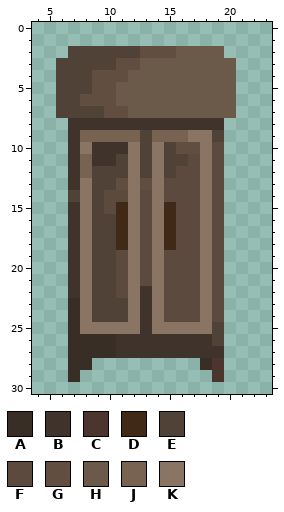
Edited in one commit: pixel-art sprite (assets/wardrobe_front_0.png). That is the earlier state.
The file is 32x32 pixels. Colours within 5 levels of each other are drawn and written as one. Shown: x 4..23, y 0..30.
Palette (. is transparent): A #392e26  B #3f332b  C #4c342f  D #402917  E #514238  F #5b4a3d  G #624e40  H #6b594a  J #786251  K #8a7565
Pixels before, first column x 6:
 2 .EEEEEEGGGHHHH.
 3 EEEEEGGHHHHHHHH
 4 EEEGGGHHHHHHHHH
 5 EEEGGHHHHHHHHHH
 6 EEGGGHHHHHHHHHH
 7 EEEEGGHHHHHHHHH
 8 .BBBBBBBBBBBBB.
 9 .BJJJJJEJJJKKE.
10 .BKBBBKEKEGGKF.
11 .BJBBEKEKEEFKF.
12 .BJEEEKEKEFFKF.
13 .BKEEGKGKFFFKF.
14 .EKEFFKFKFFFKF.
15 .BKEFDKFKDFFKF.
16 .BKEEDKFKDFFKF.
17 .BKEEDKFKDFFKF.
18 .BKEEDKFKDFFKF.
19 .BKEEFKFKFFFKF.
20 .BKEEFKFKFFFKF.
21 .BKEEFKFKFFFKF.
22 .BKEEFKBKFFFKF.
23 .AKEEEKBKFFFKF.
24 .AKEEEKBKFFFKF.
25 .AKKKKKBKKKKKE.
26 .AAAABBBBBBBBE.
27 .AAAABBBBBBBBB.
28 .AA.........AC.
29 .A...........C.
New version:
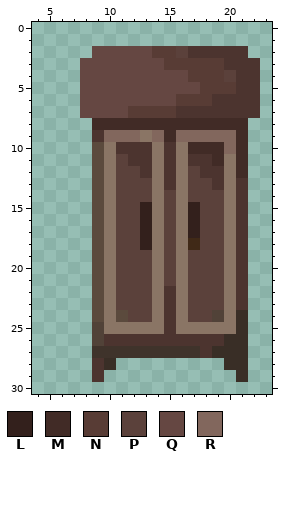
Colours new in this view: L #33201c  M #412b26  N #583c35  P #5b413b  Q #654742  R #82675d
Changes in this commit:
Changed rows in their new state; - is an unchanged pixel.
first column x 6:
 2 -..QQQQQNNPCCCCC-
 3 ..QQQQQQQNNNNNCCC
 4 ..QQQQQQQQQNNNPCC
 5 ..QQQQQQQQQQNNNCC
 6 ..QQQQQQQQNNNCCCC
 7 ..QQQQNNNNCCCCCCC
 8 -..MMMMMMMMMMMMM-
 9 -..CRRRKRMRRRRRM-
10 -..FKCCC-CKMMMRM-
11 -..FKPCC-CKCCMKM-
12 -..FKPPC-CKPCCKM-
13 -..FKPPP-CKPPCKC-
14 -..FKPPP-PKPPPKC-
15 -..FKPPL-PKLPPKC-
16 -..FKPPL-PKLPPKC-
17 -..FKPPL-PKLPPKC-
18 -..FKPPL-PKDPPKC-
19 -..FKPPP-PKPPPKC-
20 -..FKPPP-PKPPPKC-
21 -..FKPPP-PKPPPKC-
22 -..FKPPP-CKPPPKC-
23 -..FKPPP-CKPPPKC-
24 -..FKFPP-CKPPEKA-
25 -..E---K-C---KKA-
26 -..ECCCCCCCCCCAA-
27 -..BB-------CAAA-
28 -..CA-------..AA-
29 -.-C---------.-A-
Where, in picture pixels (left, top, right, bottom), the same in both pictures:
changed: (56, 46, 260, 382)
